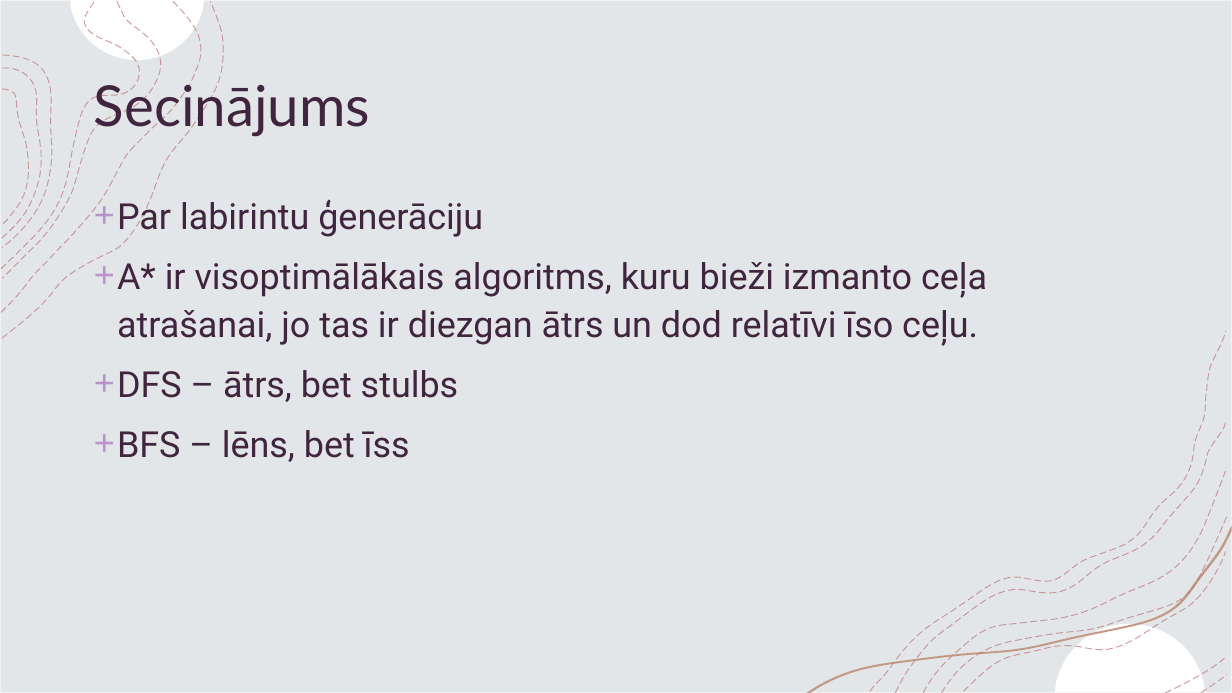
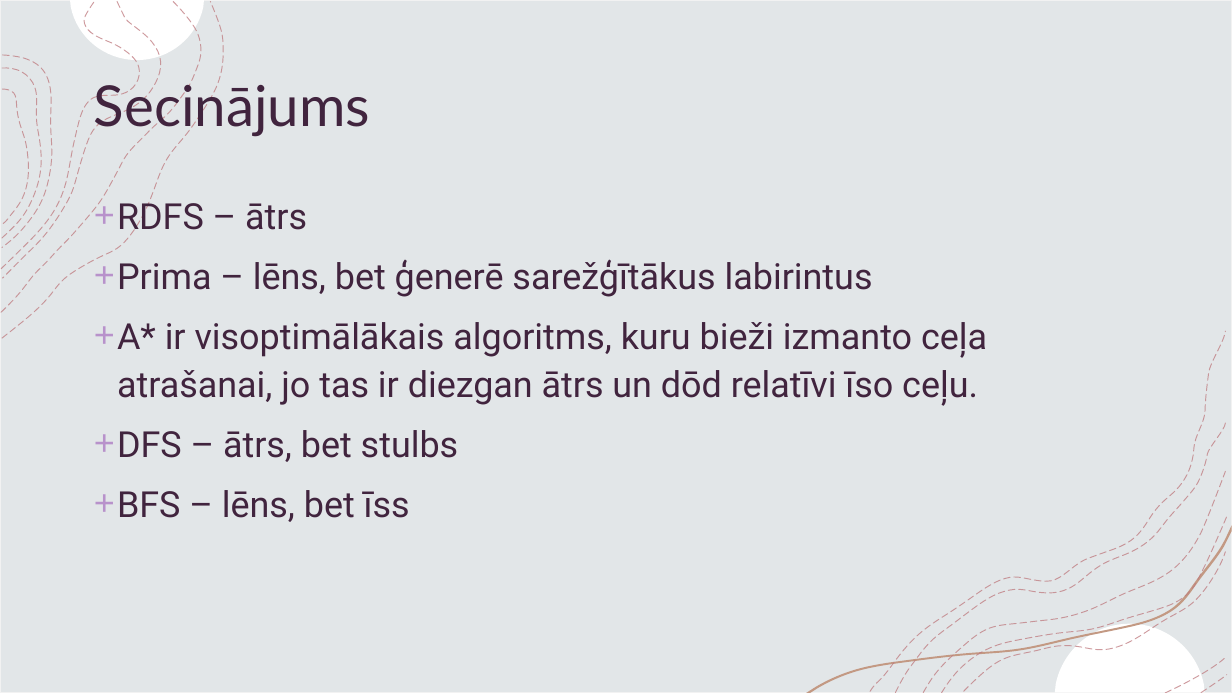
Before and after one commit to 4math/maze_solver, a slide deck: slide 11 of slides/Slides.pptx (slide 13 before the commit). Drawn at 1232x693 pixels with LibreOffice and Linux fonts; fonts in the diff are those of the drawing. Boxes give left, top, right and bottom in pixels: in the first picture for what was removed or moved away, otherwise in the second. Text is boxed around its words. In the diff, an @@ line names an element or a change of style, - is before the commit and + after.

```diff
--- a/slides/Slides.pptx
+++ b/slides/Slides.pptx
@@ text at [117,196,987,406]: text changed @@
-+ Par labirintu ģenerāciju
-+ A* ir visoptimālākais algoritms, kuru bieži izmanto ceļa atrašanai, jo tas ir diezgan ātrs un dod relatīvi īso ceļu.
++ RDFS – ātrs
++ Prima – lēns, bet ģenerē sarežģītākus labirintus
++ A* ir visoptimālākais algoritms, kuru bieži izmanto ceļa atrašanai, jo tas ir diezgan ātrs un dōd relatīvi īso ceļu.
```
Also in this commit, not shown: 9 other slides changed, 1 slide removed, 1 other file.
